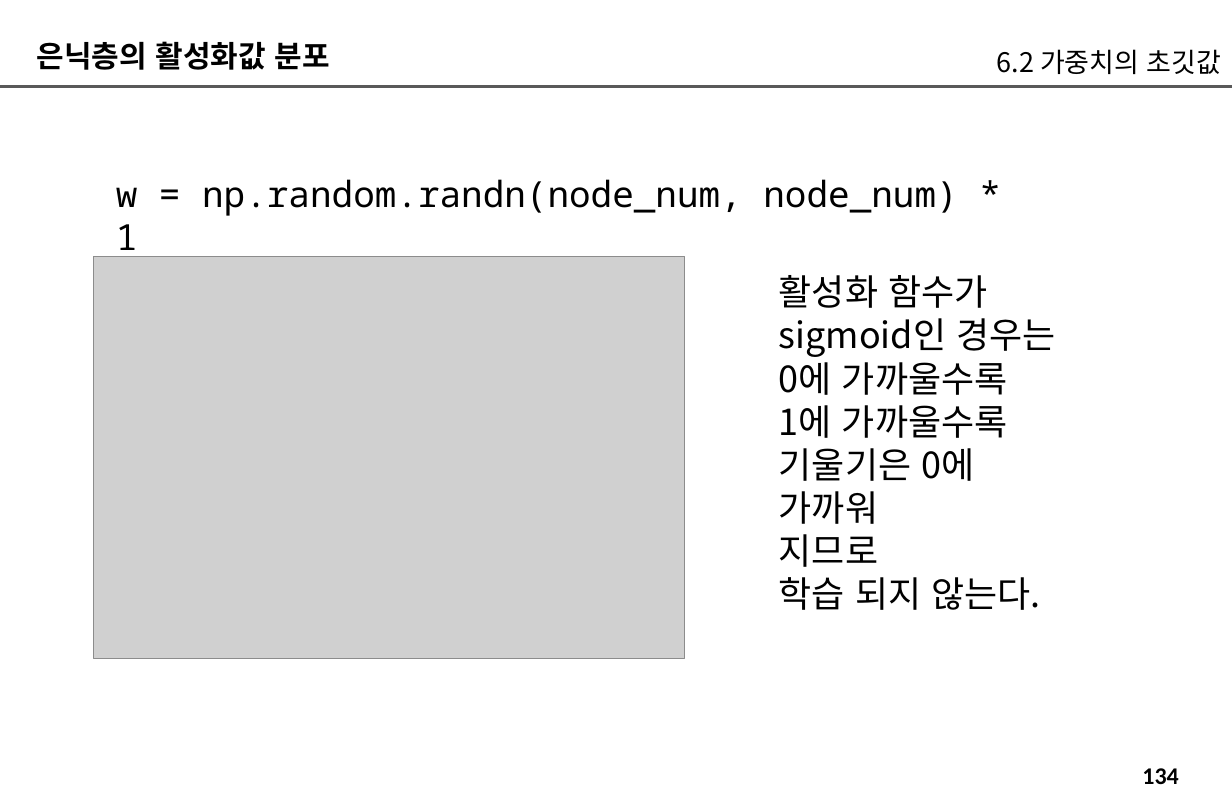
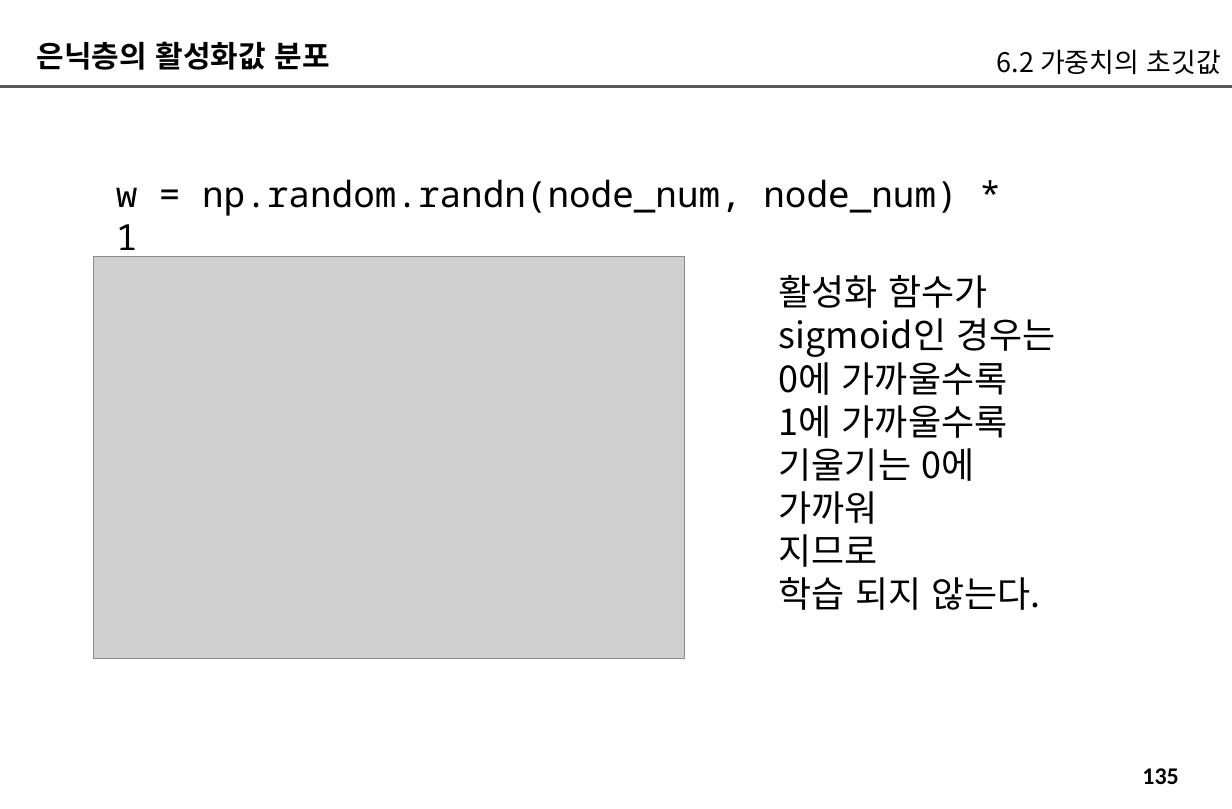
Before and after one commit to imguru-mooc/deep_learning_nlp, a slide deck: slide 135 of 인공지능_자연어처리_2_판서.pptx (slide 134 before the commit). Drawn at 1232x809 pixels with LibreOffice and Linux fonts; fonts in the diff are those of the drawing; grey boxes stand for pictures. Boxes give left, top, right and bottom in pixels: in the first picture for what was removed or moved away, otherwise in the second. Text is boxed around its words. In the diff, an @@ line names an element or a change of style, - is before the commit and + after.

```diff
--- a/인공지능_자연어처리_2_판서.pptx
+++ b/인공지능_자연어처리_2_판서.pptx
@@ text at bbox=[779, 448, 974, 524]: text changed @@
-기울기은 0에 가까워
+기울기는 0에 가까워
@@ page number at bbox=[1142, 768, 1178, 784]: text changed @@
-134
+135
```
Also in this commit, not shown: 2 other slides changed, 2 slides added, 1 slide removed.
